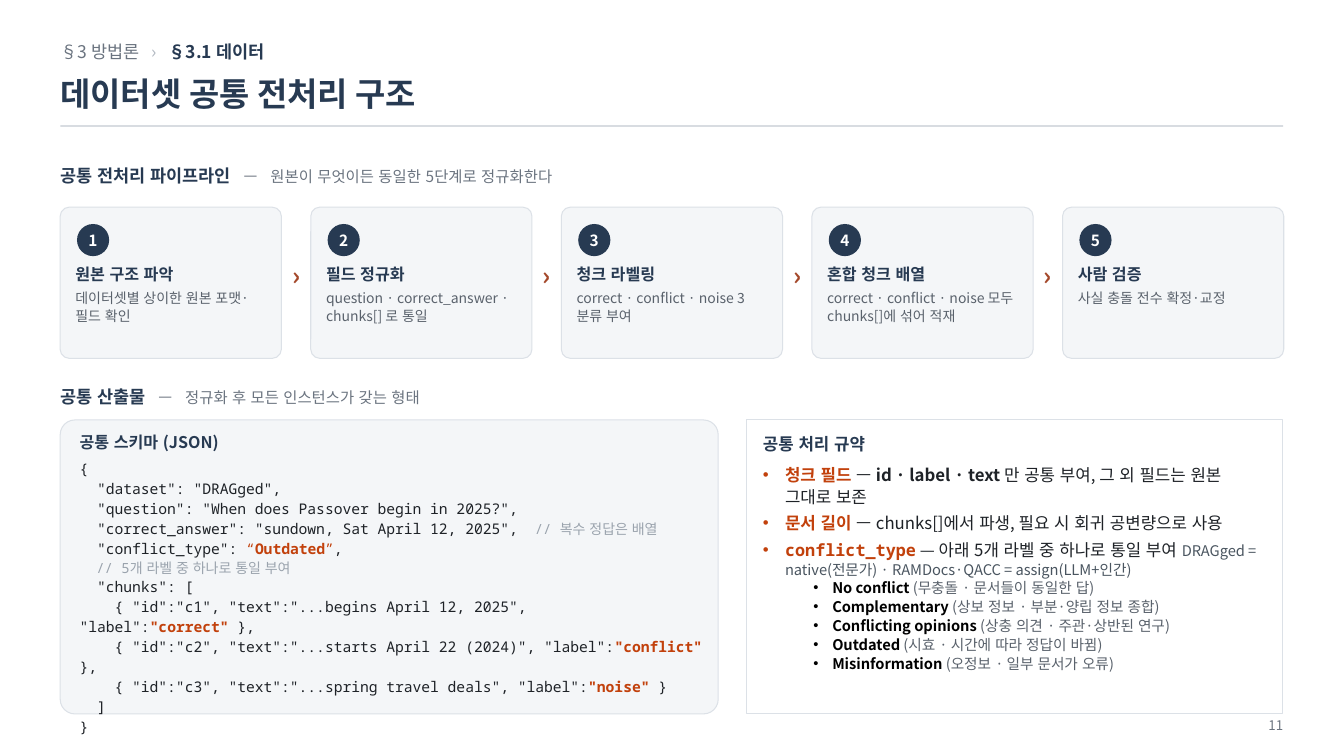
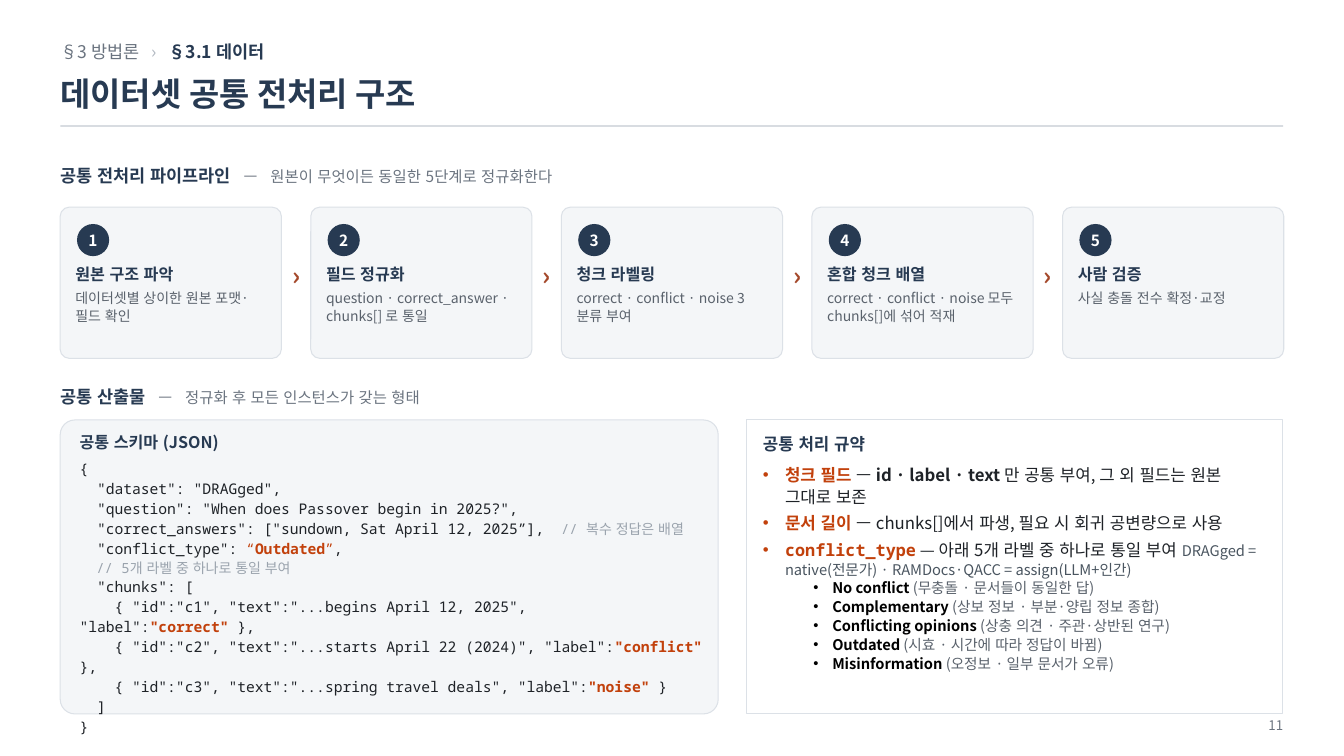
Before and after one commit to jin-ryu/thinkconflict, a slide deck: slide 11 of docs/ThinkConflict_연구보고.pptx. Drawn at 1344x756 pixels with LibreOffice and Linux fonts; fonts in the diff are those of the drawing. Boxes give left, top, right and bottom in pixels: in the first picture for what was removed or moved away, otherwise in the second. Text is boxed around its words. In the diff, an @@ line names an element or a change of style, - is before the commit and + after.

```diff
--- a/docs/ThinkConflict_연구보고.pptx
+++ b/docs/ThinkConflict_연구보고.pptx
@@ text in rounded rectangle at (x1=97, y1=522, x2=684, y2=538): text changed @@
-"correct_answer": "sundown, Sat April 12, 2025", // 복수 정답은 배열
+"correct_answers": ["sundown, Sat April 12, 2025”], // 복수 정답은 배열
```
Also in this commit, not shown: 5 other slides changed, 11 other files.
